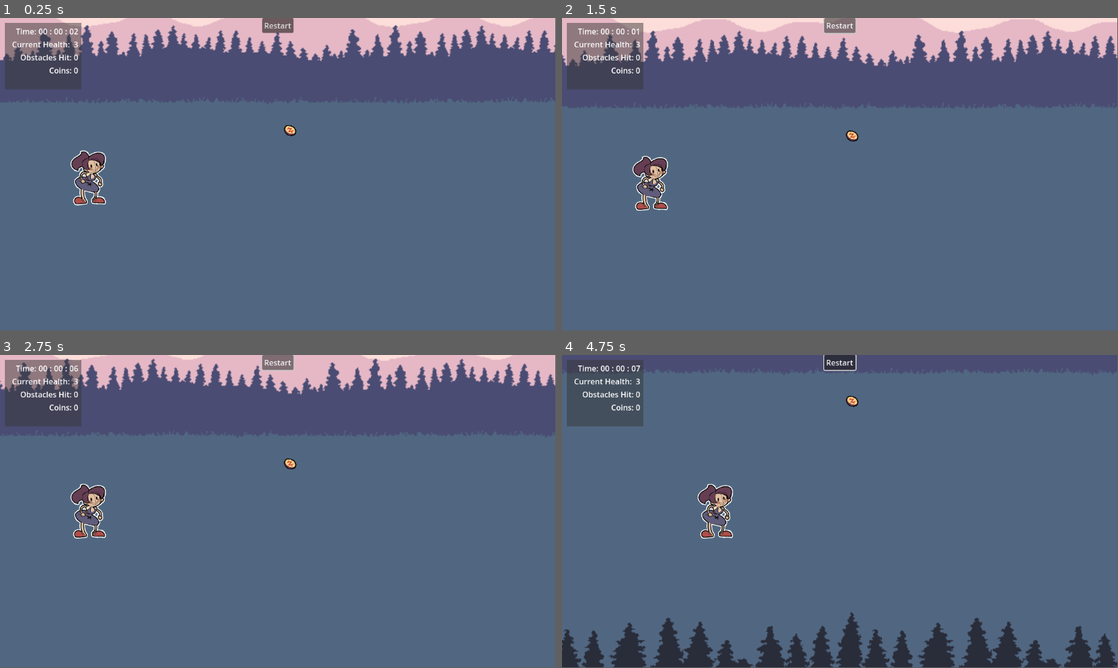
Above: before the commit, frames 1-4 (two rows, left to right).
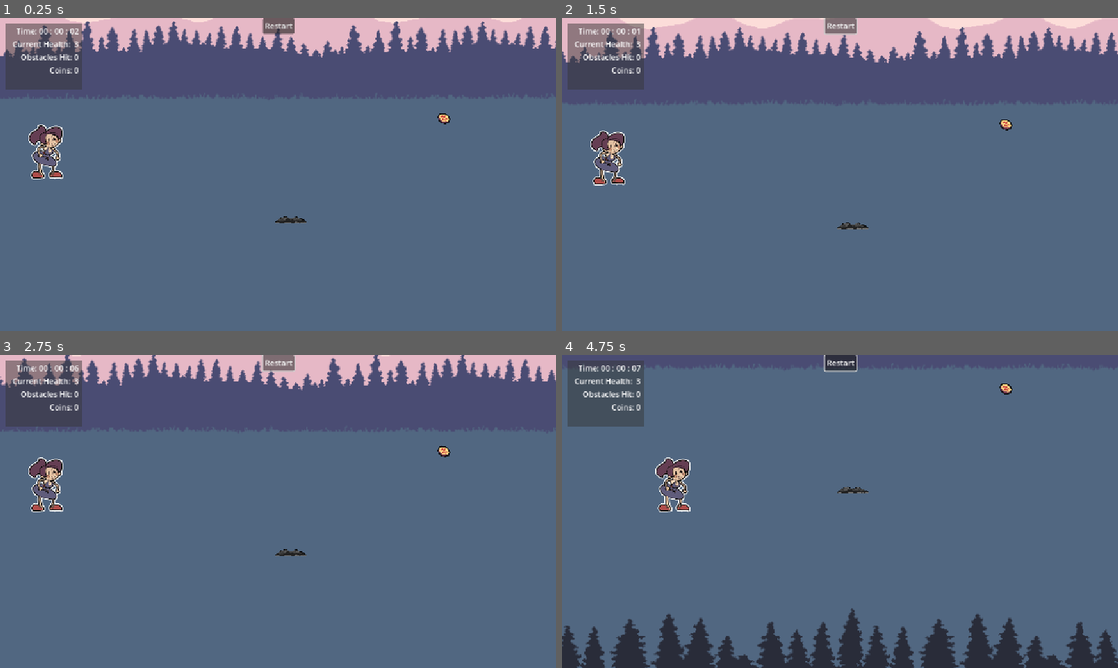
Above: after the commit, the same moments.

Repository: kayillustrations/Follow-The-Gold
Game: Godot game, scene res://scenes/level.tscn
Same seed, same stepped clock (60 frames per second), same inputs: the game is played once before the commit and once after it.
Inputs (mouse positions are in pixels of both pictures, inside the frame that each line leads up to):
- Up to frame 1 (0.25 s): no input
- Up to frame 2 (1.5 s): click "Restart" at 0.5 s; click "Restart" at 1.25 s
- Up to frame 3 (2.75 s): click "Restart" at 2 s
- Up to frame 4 (4.75 s): tap Enter (ui_accept) at 2.75, 3.02, 3.77 s; move the mouse to (962, 495) at 2.77 s; hold Right (ui_right) 2.78-3.53 s; move the mouse to (728, 527) at 3.52 s; hold Down (ui_down) 3.53-4.28 s; move the mouse to (895, 442) at 4.27 s; hold Right (ui_right) from 4.28 s (still down)
In our replay, the window is 799x449 before the commit and 800x450 after it. These sizes can differ from the game's own. Grey fills any space a smaller window leaves; there, only what the larger window draws over its background counts as a difference.

The runs differ from the first frame. In frame 1, 5.6% of the frame differs, in the area x 0-100%, y 0-66%; in frame 2, 5.4%; in frame 3, 5.6%; in frame 4, 5.7%, in the area x 0-100%, y 0-100%.

Commit message:
test build

Diff:
--- a/_globals/components/damager_comp.gd
+++ b/_globals/components/damager_comp.gd
@@ -1,6 +1,8 @@
 extends Area2D
 
+
 @export var effect: SignalBus.Effects
+@onready var parent:=get_parent()
 
 var isObstacle:bool
 
@@ -10,7 +12,9 @@
 func _on_area_entered(area: Area2D) -> void:
 	if area.name == "HealthComp":
 		area.ApplyEffect(effect)
-		if isObstacle: GameManager.obstacles_hit += 1
+		if isObstacle:
+			GameManager.obstacles_hit += 1
+			SignalBus.update_ui.emit()
 	else: printerr("NotHealthComp")
 
 func _on_area_exited(area: Area2D) -> void:
--- a/_globals/components/health_comp.gd
+++ b/_globals/components/health_comp.gd
@@ -17,6 +17,11 @@
 		buffer.start(buffer_time)
 	SignalBus.update_ui.emit()
 
+func CheckForObstacle():
+	var obstacles:Array= get_overlapping_areas()
+	if !obstacles.is_empty():
+		obstacles[0]._on_area_entered(self)
+
 func ApplyEffect(effect):
 	match effect:
 		0: ChangeHealth(1)
--- /dev/null
+++ b/_globals/resources/obstacle_base.gd
@@ -0,0 +1,11 @@
+extends StaticBody2D
+class_name ObstacleObject
+
+@onready var sprite_2d: Sprite2D = $Sprite2D
+@onready var area_2d: Area2D = $Area2D
+@onready var effect_timer: Timer = $EffectTimer
+
+func CheckIfActive():
+	if effect_timer.is_stopped():
+		return false
+	else: return true
--- a/objects/coin.tscn
+++ b/objects/coin.tscn
@@ -9,6 +9,8 @@
 radius = 12.0
 
 [node name="Coin" type="StaticBody2D"]
+z_index = 1
+y_sort_enabled = true
 collision_layer = 0
 collision_mask = 0
 script = ExtResource("1_je4cw")
--- /dev/null
+++ b/objects/obstacle_base.tscn
@@ -0,0 +1,35 @@
+[gd_scene load_steps=4 format=3 uid="uid://b04pl3lwnnh5n"]
+
+[ext_resource type="Script" uid="uid://odr6g1355sk1" path="res://_globals/resources/obstacle_base.gd" id="1_0g2q7"]
+[ext_resource type="Texture2D" uid="uid://hivd6l8m2h8s" path="res://_imported/temp art/sheet_alley_placeholder.png" id="2_0g2q7"]
+[ext_resource type="Script" uid="uid://dhu2arpfxq6j5" path="res://_globals/components/damager_comp.gd" id="3_eehvm"]
+
+[node name="Obstacle Base" type="StaticBody2D"]
+z_index = 1
+y_sort_enabled = true
+script = ExtResource("1_0g2q7")
+
+[node name="Sprite2D" type="Sprite2D" parent="."]
+position = Vector2(0, -7)
+scale = Vector2(0.122677, 0.127273)
+texture = ExtResource("2_0g2q7")
+region_enabled = true
+region_rect = Rect2(315, 1609, 538, 110.979)
+
+[node name="CollisionShape2D" type="CollisionShape2D" parent="."]
+
+[node name="CPUParticles2D" type="CPUParticles2D" parent="."]
+emitting = false
+
+[node name="Area2D" type="Area2D" parent="."]
+collision_layer = 4
+collision_mask = 2
+script = ExtResource("3_eehvm")
+
+[node name="CollisionShape3D" type="CollisionShape2D" parent="Area2D"]
+
+[node name="EffectTimer" type="Timer" parent="."]
+one_shot = true
+
+[connection signal="area_entered" from="Area2D" to="Area2D" method="_on_area_entered"]
+[connection signal="area_exited" from="Area2D" to="Area2D" method="_on_area_exited"]
--- a/objects/player.gd
+++ b/objects/player.gd
@@ -39,6 +39,7 @@
 	if health_comp.buffer.is_stopped():
 		sprite_2d.modulate = Color.WHITE
 		health_comp.set_deferred("monitorable",true)
+		health_comp.CheckForObstacle()
 	else:
 		sprite_color(!isColored)
 
--- a/objects/player.tscn
+++ b/objects/player.tscn
@@ -5,27 +5,31 @@
 [ext_resource type="Script" uid="uid://dqvai2dc6pdkc" path="res://_globals/components/health_comp.gd" id="3_uxov2"]
 
 [sub_resource type="CapsuleShape2D" id="CapsuleShape2D_bxedw"]
-radius = 32.0
-height = 118.0
+radius = 31.0
+height = 66.0
 
 [sub_resource type="CapsuleShape2D" id="CapsuleShape2D_uxov2"]
 radius = 33.0
 height = 120.0
 
 [node name="Player" type="CharacterBody2D"]
-motion_mode = 1
+z_index = 1
+y_sort_enabled = true
 script = ExtResource("1_ykyjo")
 
 [node name="Sprite2D" type="Sprite2D" parent="."]
+position = Vector2(0, -55.75)
 scale = Vector2(0.5, 0.5)
 texture = ExtResource("2_uxov2")
 region_enabled = true
 region_rect = Rect2(78, 1754, 147, 229)
 
 [node name="Collision" type="CollisionShape2D" parent="."]
+position = Vector2(0, -30)
 shape = SubResource("CapsuleShape2D_bxedw")
 
 [node name="HealthComp" type="Area2D" parent="."]
+position = Vector2(0, -55.75)
 collision_layer = 2
 collision_mask = 12
 script = ExtResource("3_uxov2")
--- a/project.godot
+++ b/project.godot
@@ -22,6 +22,10 @@
 GameSave="*res://_globals/autoloads/2.GameSave.gd"
 SignalBus="*res://_globals/autoloads/3.SignalBus.gd"
 GameManager="*res://_globals/autoloads/4.GameManager.gd"
+
+[display]
+
+window/stretch/mode="canvas_items"
 
 [input]
 
@@ -57,4 +61,5 @@
 
 [rendering]
 
-renderer/rendering_method="mobile"
+renderer/rendering_method="gl_compatibility"
+renderer/rendering_method.mobile="gl_compatibility"
--- a/scenes/level.tscn
+++ b/scenes/level.tscn
@@ -10,6 +10,7 @@
 [ext_resource type="Script" uid="uid://b8ono3hmwbpux" path="res://scenes/camera_2d.gd" id="6_b121j"]
 [ext_resource type="PackedScene" uid="uid://dh2v0600vkess" path="res://objects/player.tscn" id="7_klq6b"]
 [ext_resource type="PackedScene" uid="uid://cpekxessi4apa" path="res://objects/coin.tscn" id="10_olg7q"]
+[ext_resource type="PackedScene" uid="uid://b04pl3lwnnh5n" path="res://objects/obstacle_base.tscn" id="11_t1rx8"]
 
 [sub_resource type="WorldBoundaryShape2D" id="WorldBoundaryShape2D_olg7q"]
 normal = Vector2(0, 1)
@@ -143,10 +144,13 @@
 script = ExtResource("6_b121j")
 
 [node name="Player" parent="." instance=ExtResource("7_klq6b")]
-position = Vector2(-419, 98)
-collision_layer = 3
+position = Vector2(-508, 108)
+
+[node name="Obstacle Base" parent="." instance=ExtResource("11_t1rx8")]
+position = Vector2(0, 200)
 
 [node name="Coin" parent="." instance=ExtResource("10_olg7q")]
+position = Vector2(317, -17)
 
 [connection signal="area_entered" from="Stationary/Back Wall/DamagerComp" to="Stationary/Back Wall/DamagerComp" method="_on_area_entered"]
 [connection signal="area_exited" from="Stationary/Back Wall/DamagerComp" to="Stationary/Back Wall/DamagerComp" method="_on_area_exited"]
Not shown, added: _globals/resources/obstacle_base.gd.uid
Not shown, changed: export_presets.cfg
Not shown: 1 places in scenes/level.tscn that only renumber resources
